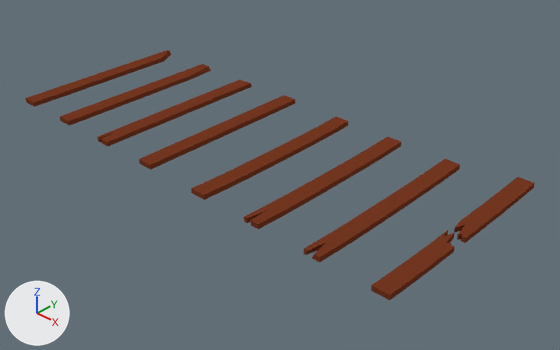
A saved change to the Blender file models/planks.blend.
Both versions are drawn from a 50 mm lens placed at (15.81, -14.24, 10.7), pointed at (2.03, 0.38, -0.97). The lights are fixed; the arrows at lower left show +X, +Y and +Z.

Before the edit, the objects in view are built like this:
```python
ob_plank = bpy.data.objects.new('Plank', me_cube)
ob_plank.location = (0.0, 0.0, 0.0)
ob_plank_001 = bpy.data.objects.new('Plank.001', me_cube_001)
ob_plank_001.location = (2.23, 0.0, 0.0)
ob_plank_002 = bpy.data.objects.new('Plank.002', me_cube_002)
ob_plank_002.location = (4.23, 0.0, 0.0)
ob_plank_003 = bpy.data.objects.new('Plank.003', me_cube_003)
ob_plank_003.location = (-2.0, 0.0, 0.0)
ob_plank_004 = bpy.data.objects.new('Plank.004', me_cube_004)
ob_plank_004.location = (-4.0, 0.0, 0.0)
ob_plank_005 = bpy.data.objects.new('Plank.005', me_cube_005)
ob_plank_005.location = (6.23, 0.0, 0.0)
ob_plank_006 = bpy.data.objects.new('Plank.006', me_cube_008)
ob_plank_006.location = (-6.0, 0.0, 0.0)
ob_plank_snapped_006 = bpy.data.objects.new('Plank_snapped.006', me_cube_006)
ob_plank_snapped_006.location = (8.23, 0.5, 0.0)
ob_plank_snapped_007 = bpy.data.objects.new('Plank_snapped.007', me_cube_007)
ob_plank_snapped_007.location = (8.23, 0.0, 0.0)
```
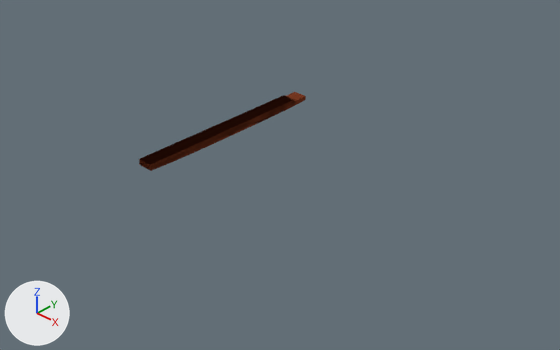
The edits, one by one:
Object 'Plank_snapped.007' (ob_plank_snapped_007) moves from (8.23, 0.0, 0.0) to (0.0, 0.0, 0.0).
Object 'Plank.001' (ob_plank_001) moves from (2.23, 0.0, 0.0) to (0.0, 0.0, 0.0).
Object 'Plank.002' (ob_plank_002) moves from (4.23, 0.0, 0.0) to (0.0, 0.0, 0.0).
Object 'Plank.003' (ob_plank_003) moves from (-2.0, 0.0, 0.0) to (0.0, 0.0, 0.0).
Object 'Plank.004' (ob_plank_004) moves from (-4.0, 0.0, 0.0) to (0.0, 0.0, 0.0).
Object 'Plank.005' (ob_plank_005) moves from (6.23, 0.0, 0.0) to (0.0, 0.0, 0.0).
Object 'Plank_snapped.006' (ob_plank_snapped_006) moves from (8.23, 0.5, 0.0) to (0.0, 0.5, 0.0).
Object 'Plank.006' (ob_plank_006) moves from (-6.0, 0.0, 0.0) to (0.0, 0.0, 0.0).

Pixel boxes [x1, y1, x2, y2] of what changed, in the pictures (560 x 350 px):
'Plank.005', moved
    before: [304, 159, 460, 262]
    after: [139, 101, 295, 170]
'Plank.002', moved (not visible afterwards)
    before: [244, 136, 401, 229]
'Plank.003', moved
    before: [97, 80, 252, 146]
    after: [139, 96, 293, 168]
'Plank.001', moved
    before: [191, 116, 348, 200]
    after: [142, 162, 149, 166]
'Plank.006', moved
    before: [26, 50, 171, 107]
    after: [140, 95, 285, 167]
'Plank_snapped.007', moved
    before: [371, 230, 455, 300]
    after: [141, 138, 217, 171]
'Plank.004', moved
    before: [60, 64, 211, 126]
    after: [141, 95, 290, 167]
'Plank_snapped.006', moved
    before: [454, 177, 535, 243]
    after: [231, 92, 306, 135]
'Plank', unchanged, covered by the edit
    before: [139, 95, 295, 170]
    after: [142, 96, 295, 167]
